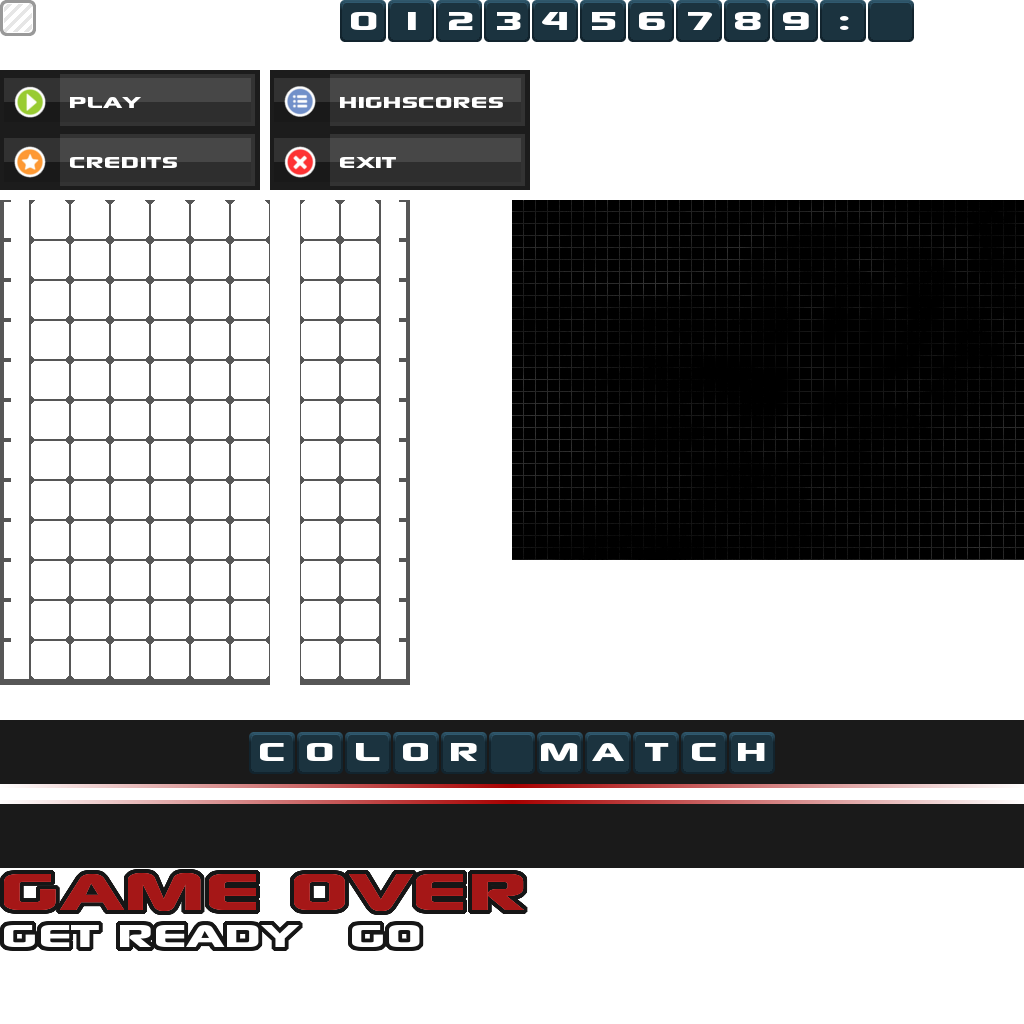
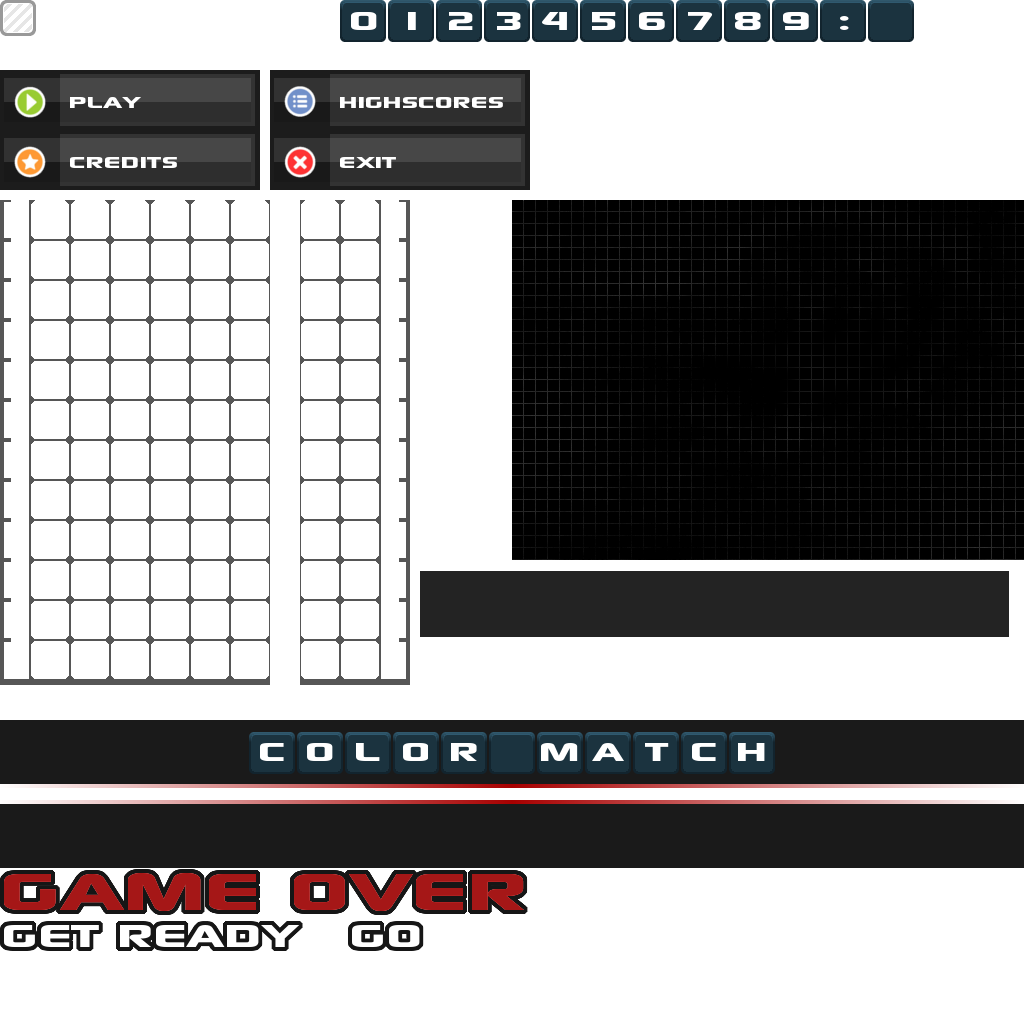
Revision of a layered 1024×1024 image; what changed, layer by layer:
painted on "Ebene #11" over [420, 571, 1009, 637]
